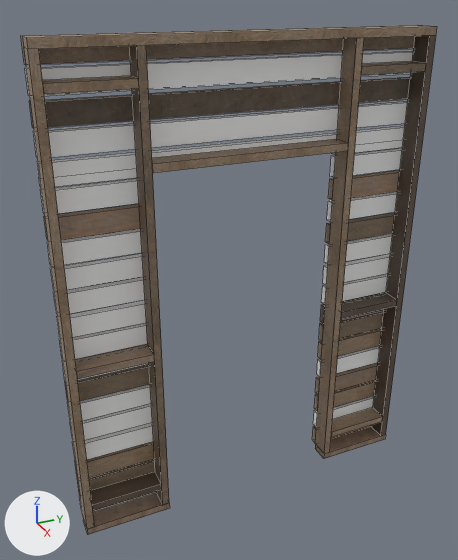
The FBX model Broken Dreams/Assets/3D Models/Snowscape/SCWoodmodulars/WoodWallDoorA.fbx: old version first, new version second.
Camera for both pictures: a 50 mm camera at (16.32, 3.3, 2.92) aimed at (12.19, 5.16, 0.86). Every picture has the same lights, and +X, +Y and +Z are marked at lower left. Mesh edges are drawn as thin lines. Where no turn or scale is listed for an object, it has been applied to the vertices. Vertices at the same position are counted once.

In view in the first picture: 'WoodWallDoorA'.
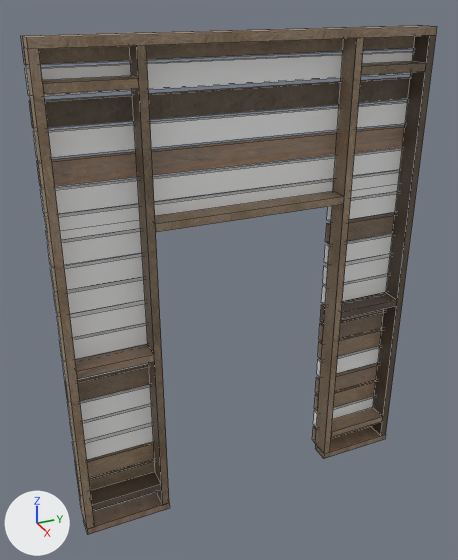
The newer file is also turned or shifted as a whole; pictures and numbers use the older file's frame.

Diff of the bpy script that builds the scene:
```diff
--- a/Broken Dreams/Assets/3D Models/Snowscape/SCWoodmodulars/WoodWallDoorA.fbx.py
+++ b/Broken Dreams/Assets/3D Models/Snowscape/SCWoodmodulars/WoodWallDoorA.fbx.py
@@ me_mesh @@
 # used by ob_woodwalldoora; location = (12.276, 5.286, 0.806)
-me_mesh.from_pydata(...)  # 392 vertices, 310 faces; spans x -0.11..0.11, y -1.46..1.46, z -1.87..1.87
+me_mesh.from_pydata(...)  # 386 vertices, 306 faces; spans x -0.11..0.11, y -1.46..1.46, z -1.87..1.87
+# me_mesh part 1: a new loose piece, a box spanning x -0.05..0.11, y -0.761..0.761, z 0.609..0.669, in mat_wooda_mat (picture img_wooda_diff_png)
+# me_mesh part 2
+# 22 vertices are removed from x -0.11..0.11, y -1.46..1.46, z 0.78..1.12
+# 40 faces are deleted
+# 8 new vertices lie (0.0, 0.0, 0.07) away from vertices in x -0.11..-0.05, y -1.46..1.46, z 0.59
+# 22 new faces join them, mat_woodadestroy_mat (its picture is missing)
+# 8 new faces join them, mat_wooda_mat (picture img_wooda_diff_png)
+# me_mesh part 3: 4 faces spanning x -0.11..-0.05, y -1.46..1.46, z 0.59..0.75 switch from mat_wooda_mat (picture img_wooda_diff_png) to mat_woodadestroy_mat (its picture is missing)
+# me_mesh part 4: 2 faces spanning x -0.11..-0.05, y -1.46..-0.76, z 0.96..1.12 switch from mat_woodadestroy_mat (its picture is missing) to mat_wooda_mat (picture img_wooda_diff_png)
```

Pixel boxes (x1, y1, x2, y2) of what changed, in the pictures (458 x 560 px; the box of a moved part takes in the faces that stretch with it):
part 1 of me_mesh, added (brown)
    after: (155, 191, 344, 232)
part 2 of me_mesh, moved or reshaped
    both: (37, 125, 405, 240)
part 3 of me_mesh, recoloured
    both: (44, 170, 400, 217)
part 4 of me_mesh, recoloured
    before: (52, 152, 136, 162)
    after: (37, 151, 136, 162)
